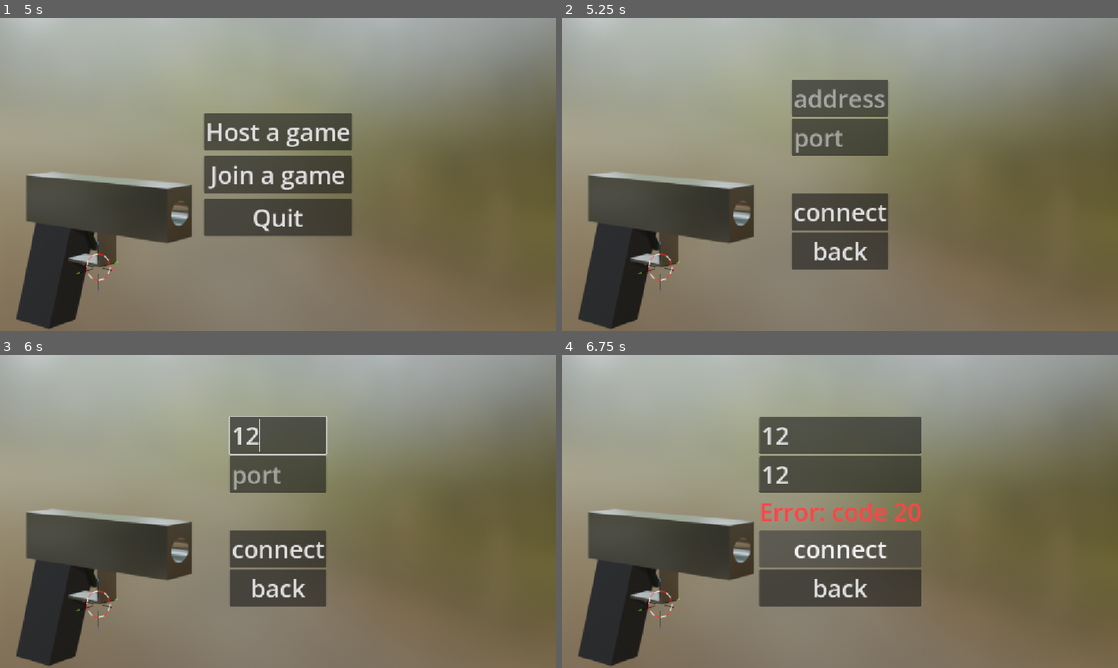
Above: before the commit, frames 1-4 (two rows, left to right).
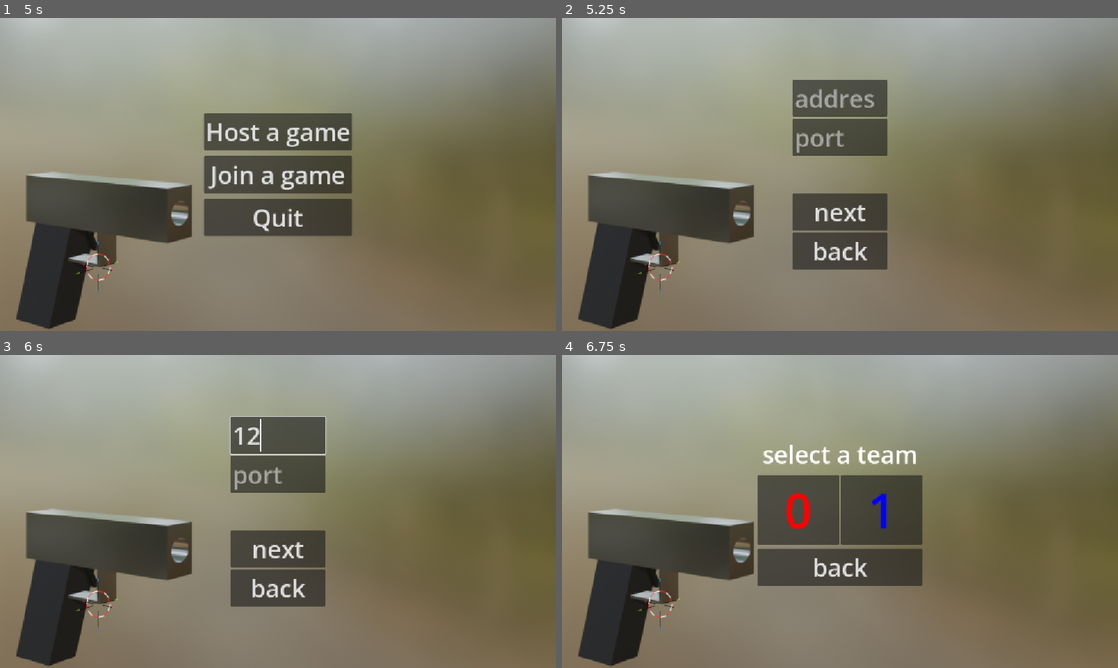
Above: after the commit, the same moments.

Repository: GazizVR/special-shot
Game: Godot game, scene res://scenes/Menu.tscn
Same seed, same stepped clock (60 frames per second), same inputs: the game is played once before the commit and once after it.
Inputs (mouse positions are in pixels of both pictures, inside the frame that each line leads up to):
- Up to frame 1 (5 s): tap Enter at 0.5 s; move the mouse to (400, 158) at 0.52 s; hold D (walk_right) 0.53-1.25 s; tap Ctrl (crouch) at 0.6 s; click "Host a game" at 1.25 s; click (278, 118) at 2.02 s; type "12" at 2.1 s; click "start" at 2.75 s; click "start" at 3.5 s; click "back" at 4.25 s
- Up to frame 2 (5.25 s): click "Join a game" at 5 s
- Up to frame 3 (6 s): click (278, 436) at 5.77 s; type "12" at 5.85 s
- Up to frame 4 (6.75 s): click (840, 473) at 6 s; type "12" at 6.08 s; click (840, 549) at 6.5 s, where only the run before the commit has a clickable "connect"

Frame 1 is identical in both runs. In frame 2, 1.0% of the frame differs, in the area x 41-59%, y 19-81%; in frame 3, 0.9%; in frame 4, 12%, in the area x 35-65%, y 19-81%.

Commit message:
fix(main-menu): перемещение на сцену игры только при успешном подклчении при Join a client

Diff:
--- a/scenes/Game.tscn
+++ b/scenes/Game.tscn
@@ -1,6 +1,6 @@
 [gd_scene format=3 uid="uid://dehmeu5kji8hw"]
 
-[ext_resource type="Script" uid="uid://ddwjo6o6qk1p" path="res://scenes/game.gd" id="1_cpr0p"]
+[ext_resource type="Script" uid="uid://ddwjo6o6qk1p" path="res://scripts/game.gd" id="1_cpr0p"]
 [ext_resource type="Script" uid="uid://cqifgxhcdng7p" path="res://scripts/spawner_mp.gd" id="2_qbsmt"]
 [ext_resource type="PackedScene" uid="uid://b8oxkj8oidru1" path="res://scenes/Player.tscn" id="2_s0nni"]
 
--- a/scenes/Menu.tscn
+++ b/scenes/Menu.tscn
@@ -116,15 +116,15 @@
 theme_override_font_sizes/font_size = 50
 placeholder_text = "port"
 
-[node name="ErrLabel" type="Label" parent="JoinMenu" unique_id=1405340565]
+[node name="ErrLabel" type="Label" parent="JoinMenu" unique_id=474479369]
 layout_mode = 2
 theme_override_colors/font_color = Color(1, 0.27058825, 0.27058825, 1)
 theme_override_font_sizes/font_size = 50
 
-[node name="ConnectBtn" type="Button" parent="JoinMenu" unique_id=1245828897]
+[node name="NextBtn" type="Button" parent="JoinMenu" unique_id=1245828897]
 layout_mode = 2
 theme_override_font_sizes/font_size = 50
-text = "connect"
+text = "next"
 
 [node name="BackBtn" type="Button" parent="JoinMenu" unique_id=1343662748]
 layout_mode = 2
@@ -182,7 +182,7 @@
 [connection signal="pressed" from="MainMenu/QuitBtn" to="." method="_on_quit_btn_pressed"]
 [connection signal="pressed" from="HostMenu/StartBtn" to="." method="_on_start_btn_pressed"]
 [connection signal="pressed" from="HostMenu/BackBtn" to="." method="_on_host_back_btn_pressed"]
-[connection signal="pressed" from="JoinMenu/ConnectBtn" to="." method="_on_connect_btn_pressed"]
+[connection signal="pressed" from="JoinMenu/NextBtn" to="." method="_on_next_btn_pressed"]
 [connection signal="pressed" from="JoinMenu/BackBtn" to="." method="_on_join_back_btn_pressed"]
 [connection signal="pressed" from="TeamMenu/HBoxContainer/ZeroTeamBtn" to="." method="_on_zero_team_btn_pressed"]
 [connection signal="pressed" from="TeamMenu/HBoxContainer/UnitTeamBtn" to="." method="_on_unit_team_btn_pressed"]
--- a/scripts/menu.gd
+++ b/scripts/menu.gd
@@ -20,30 +20,28 @@
 	$JoinMenu.visible = false
 	$MainMenu.visible = true
 
-func _on_connect_btn_pressed() -> void:
-	var host: String = $JoinMenu/HostEdit.text
+var host: String
+var port: int
+
+func _on_next_btn_pressed() -> void:
+	host = $JoinMenu/HostEdit.text
 	if host.is_empty():
 		$JoinMenu/ErrLabel.text = "Error: Invalid host"
 		return
 
-	var port: int
 	var port_str: String = $JoinMenu/PortEdit.text
 	if !port_str.is_valid_int():
 		$JoinMenu/ErrLabel.text = "Error: Invalid port"
 		return
 	port = port_str.to_int()
-
-	var error: Error = Error.OK
-	error = NetworkHandler.init_client(host,port)
-	if error != Error.OK:
-		$JoinMenu/ErrLabel.text = "Error: code " + str(error)
-		return
+	cnn_type = ConnectionType.Join
+	$JoinMenu.visible = false
+	$TeamMenu.visible = true
 
 enum ConnectionType{Host,Join}
 var cnn_type: ConnectionType
 
 func _on_start_btn_pressed() -> void:
-	var port: int
 	var port_str: String = $HostMenu/PortEdit.text
 	if !port_str.is_valid_int():
 		$HostMenu/ErrLabel.text = "Error: Invalid port"
@@ -69,12 +67,12 @@
 	multiplayer.connection_failed.connect(connection_failed)
 
 func connected() -> void:
-	cnn_type = ConnectionType.Join
-	$JoinMenu.visible = false
-	$TeamMenu.visible = true
+	get_tree().change_scene_to_file("res://scenes/Game.tscn")
 
 func connection_failed() -> void:
 	$JoinMenu/ErrLabel.text = "Error: Connection failed"
+	$Teamenu.visible = false
+	$JoinMenu.visible = true
 
 func _on_team_back_btn_pressed() -> void:
 	multiplayer.multiplayer_peer.close()
@@ -89,8 +87,22 @@
 
 func _on_zero_team_btn_pressed() -> void:
 	GameManager.selected_team = GameManager.Team.ZERO
-	get_tree().change_scene_to_file("res://scenes/Game.tscn")
+	if cnn_type == ConnectionType.Host:
+		get_tree().change_scene_to_file("res://scenes/Game.tscn")
+	if cnn_type == ConnectionType.Join:
+		var error: Error = Error.OK
+		error = NetworkHandler.init_client(host,port)
+		if error != Error.OK:
+			$JoinMenu/ErrLabel.text = "Error: code " + str(error)
+			_on_team_back_btn_pressed()
 
 func _on_unit_team_btn_pressed() -> void:
 	GameManager.selected_team = GameManager.Team.UNIT
-	get_tree().change_scene_to_file("res://scenes/Game.tscn")
+	if cnn_type == ConnectionType.Host:
+		get_tree().change_scene_to_file("res://scenes/Game.tscn")
+	if cnn_type == ConnectionType.Join:
+		var error: Error = Error.OK
+		error = NetworkHandler.init_client(host,port)
+		if error != Error.OK:
+			$JoinMenu/ErrLabel.text = "Error: code " + str(error)
+			_on_team_back_btn_pressed()
Renamed: scenes/game.gd -> scripts/game.gd
Renamed: scenes/game.gd.uid -> scripts/game.gd.uid
